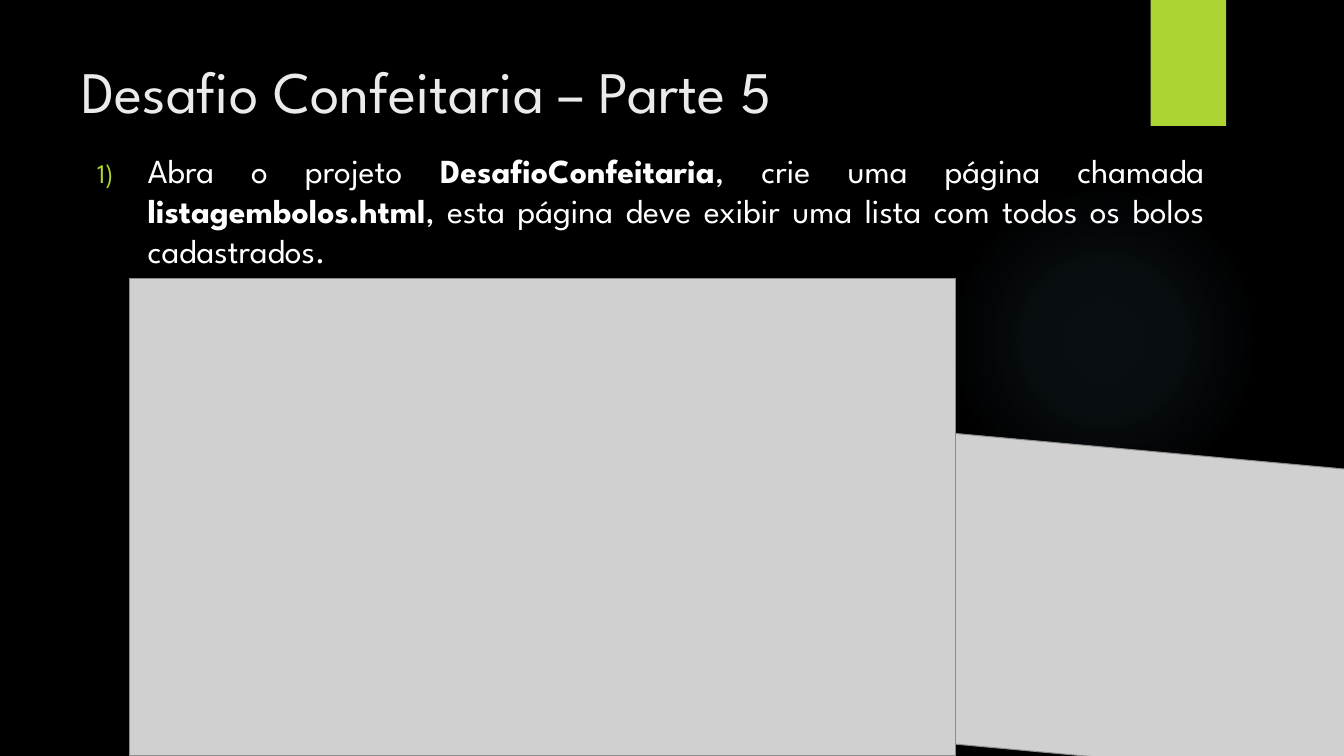
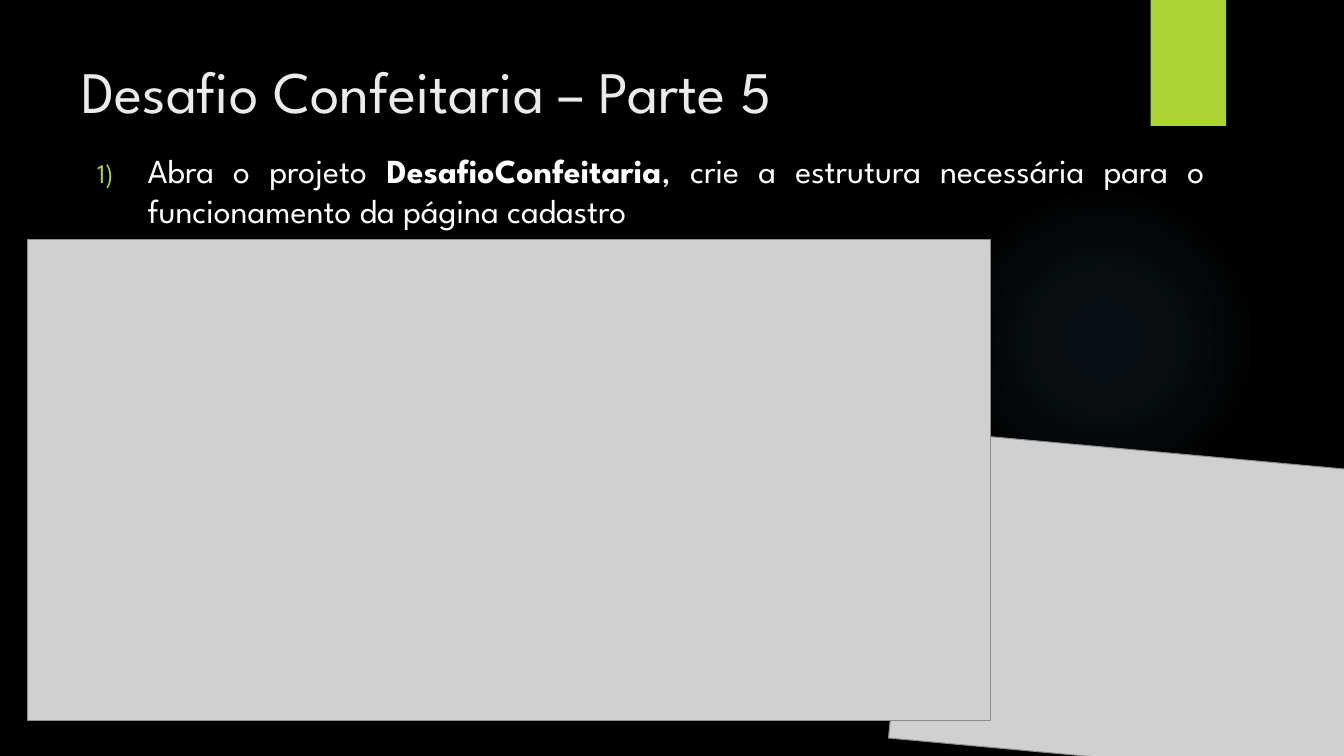
Before and after one commit to DiegoMeruoca/diegomeruoca.github.io, a slide deck: slide 25 of content/TDS/DS/13 - Realizando um CRUD - Create.ppsx (slide 22 before the commit). Drawn at 1344x756 pixels with LibreOffice and Linux fonts; fonts in the diff are those of the drawing; grey boxes stand for pictures; background and template pictures are left out. Boxes give left, top, right and bottom in pixels: in the first picture for what was removed or moved away, otherwise in the second. Text is boxed around its words. In the diff, an @@ line names an element or a change of style, - is before the commit and + after.

```diff
--- a/content/TDS/DS/13 - Realizando um CRUD - Create.ppsx
+++ b/content/TDS/DS/13 - Realizando um CRUD - Create.ppsx
@@ text at [148, 159, 1204, 231]: text changed @@
-1) Abra o projeto DesafioConfeitaria, crie uma página chamada listagembolos.html, esta página deve exibir uma lista com todos os bolos cadastrados.
+1) Abra o projeto DesafioConfeitaria, crie a estrutura necessária para o funcionamento da página cadastro
@@ picture: place and size @@
-picture at [129, 278, 956, 756]
+picture at [28, 239, 991, 721]
```
Also in this commit, not shown: 3 other slides changed, 3 slides added, 23 other files.
